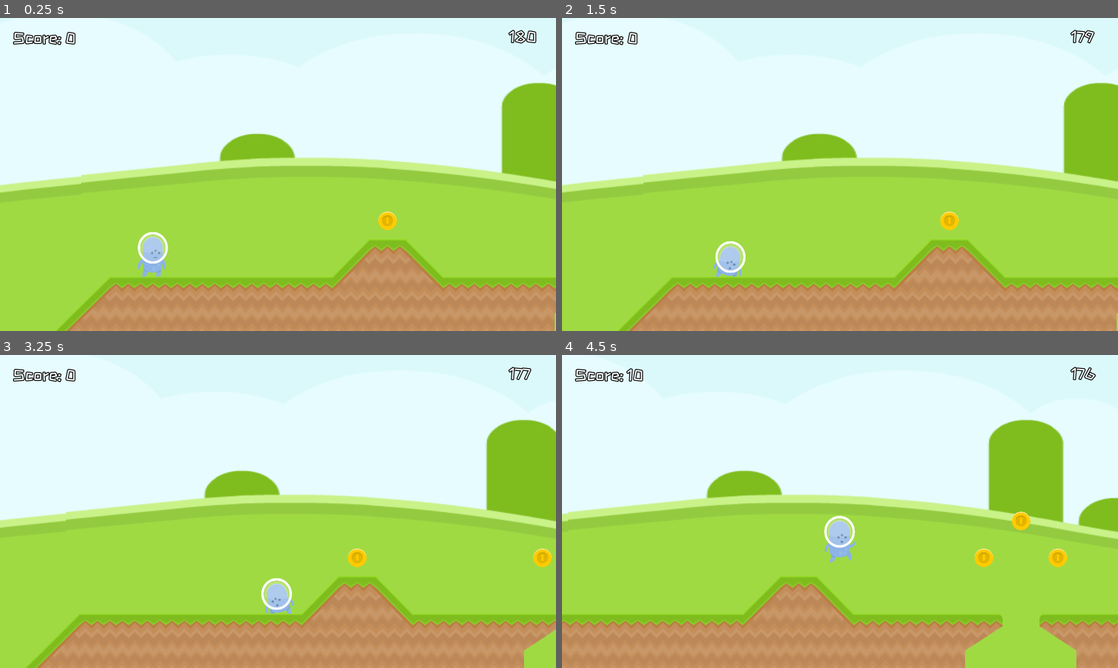
Above: before the commit, frames 1-4 (two rows, left to right).
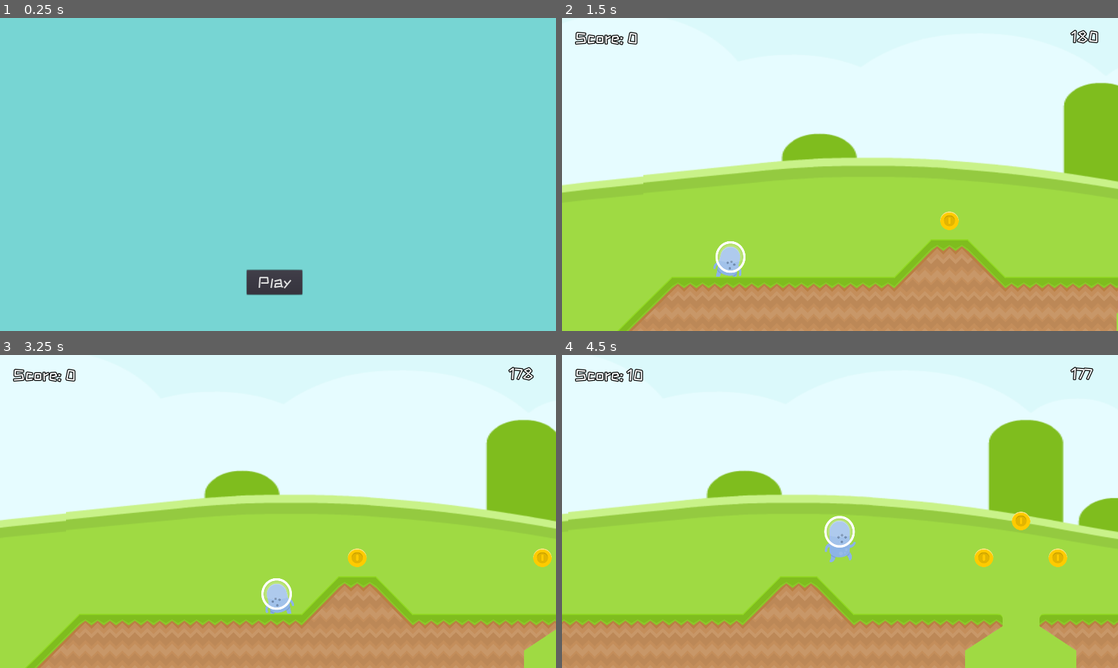
Above: after the commit, the same moments.

Repository: cpvanlue/midterm-cpvanlue
Game: Godot game, scene res://src/MainMenu.tscn
The game is run twice, just before and just after one commit, with the same random seed, the same clock (stepped at 60 frames per second) and the same inputs. Before the commit the project starts from res://src/Level.tscn.
Inputs (mouse positions are in pixels of both pictures, inside the frame that each line leads up to):
- Up to frame 1 (0.25 s): no input
- Up to frame 2 (1.5 s): click (840, 208) at 0.5 s, where only the run after the commit has a clickable "Play"; hold D (right) from 1.28 s (still down); hold S (crouch) from 1.28 s (still down)
- Up to frame 3 (3.25 s): tap Space (jump) at 1.52, 2.27 s; release S (crouch) at 2.03 s; tap Shift (sprint) at 2.1 s; release D (right) at 2.78 s; hold A (left) from 2.78 s (still down); hold S (crouch) from 2.78 s (still down)
- Up to frame 4 (4.5 s): release A (left) at 3.53 s; release S (crouch) at 3.53 s; hold D (right) from 3.53 s (still down); tap Shift (sprint) at 3.6 s; tap Space (jump) at 3.77 s; hold S (crouch) from 4.28 s (still down)

The runs differ from the first frame. In frame 1, 100% of the frame differs, in the area x 0-100%, y 0-100%; in frame 2, 0.1%; in frame 3, less than 0.1%; in frame 4, less than 0.1%.

Commit message:
Change main scene and polish main menu animation

Diff:
--- a/project.godot
+++ b/project.godot
@@ -11,7 +11,7 @@
 [application]
 
 config/name="CS315 Midsemester Jam"
-run/main_scene="res://src/Level.tscn"
+run/main_scene="res://src/MainMenu.tscn"
 config/icon="res://icon.png"
 
 [display]
--- a/src/MainMenu.tscn
+++ b/src/MainMenu.tscn
@@ -21,6 +21,7 @@
 
 [sub_resource type="Animation" id=4]
 resource_name = "Load"
+step = 0.05
 tracks/0/type = "bezier"
 tracks/0/path = NodePath("ColorRect/Button:rect_position:x")
 tracks/0/interp = 1
@@ -28,8 +29,8 @@
 tracks/0/imported = false
 tracks/0/enabled = true
 tracks/0/keys = {
-"points": PoolRealArray( 560, -0.25, 0, 0.25, 0, 576, -0.25, 0, 0.25, 0, 576, -0.25, 0, 0.25, 0 ),
-"times": PoolRealArray( 0, 0.6, 1 )
+"points": PoolRealArray( 560, -0.25, 0, 0.25, 0, 576, -0.25, 0, 0.25, 0 ),
+"times": PoolRealArray( 0, 0.5 )
 }
 tracks/1/type = "bezier"
 tracks/1/path = NodePath("ColorRect/Button:rect_position:y")
@@ -38,8 +39,8 @@
 tracks/1/imported = false
 tracks/1/enabled = true
 tracks/1/keys = {
-"points": PoolRealArray( 752, -0.25, 0, 0.25, 0, 416, -0.25, 0, 0.25, 0, 416, -0.25, 0, 0.25, 0 ),
-"times": PoolRealArray( 0, 0.6, 1 )
+"points": PoolRealArray( 752, -0.25, 0, 0.25, 0, 408, -0.25, 0, 0.25, 0 ),
+"times": PoolRealArray( 0, 0.5 )
 }
 tracks/2/type = "bezier"
 tracks/2/path = NodePath("ColorRect/Button:rect_rotation")
@@ -48,8 +49,8 @@
 tracks/2/imported = false
 tracks/2/enabled = true
 tracks/2/keys = {
-"points": PoolRealArray( 0, -0.25, 0, 0.25, 0, 0, -0.25, 0, 0.25, 0, 0, -0.25, 0, 0.25, 0 ),
-"times": PoolRealArray( 0, 0.6, 1 )
+"points": PoolRealArray( 0, -0.25, 0, 0.25, 0, 0, -0.25, 0, 0.25, 0 ),
+"times": PoolRealArray( 0, 0.5 )
 }
 tracks/3/type = "bezier"
 tracks/3/path = NodePath("ColorRect/Desc:rect_position:x")
@@ -58,8 +59,8 @@
 tracks/3/imported = false
 tracks/3/enabled = true
 tracks/3/keys = {
-"points": PoolRealArray( 352, -0.25, 0, 0.25, 0, 352, -0.25, 0, 0.25, 0, 352, -0.25, 0, 0.25, 0, 352, -0.25, 0, 0.25, 0, 352, -0.25, 0, 0.25, 0 ),
-"times": PoolRealArray( 0, 0.6, 0.7, 0.8, 1 )
+"points": PoolRealArray( 352, -0.25, 0, 0.25, 0, 352, -0.25, 0, 0.25, 0, 352, -0.25, 0, 0.25, 0, 352, -0.25, 0, 0.25, 0 ),
+"times": PoolRealArray( 0.2, 0.45, 0.75, 1 )
 }
 tracks/4/type = "bezier"
 tracks/4/path = NodePath("ColorRect/Desc:rect_position:y")
@@ -68,8 +69,8 @@
 tracks/4/imported = false
 tracks/4/enabled = true
 tracks/4/keys = {
-"points": PoolRealArray( -40, -0.25, 0, 0.25, 0, 360, -0.25, 0, 0.25, 0, 344, -0.25, 0, 0.25, 0, 320, -0.25, 0, 0.25, 0, 368, -0.25, 0, 0.25, 0 ),
-"times": PoolRealArray( 0, 0.6, 0.7, 0.8, 1 )
+"points": PoolRealArray( -40, -0.25, 0, 0.25, 0, 352, -0.25, 0, 0.25, 0, 216, -0.25, 0, 0.25, 0, 352, -0.25, 0, 0.25, 0 ),
+"times": PoolRealArray( 0.2, 0.45, 0.75, 1 )
 }
 tracks/5/type = "bezier"
 tracks/5/path = NodePath("ColorRect/Desc:rect_rotation")
@@ -78,8 +79,8 @@
 tracks/5/imported = false
 tracks/5/enabled = true
 tracks/5/keys = {
-"points": PoolRealArray( 0, -0.25, 0, 0.25, 0, 0, -0.25, 0, 0.25, 0, 0, -0.25, 0, 0.25, 0, 0, -0.25, 0, 0.25, 0, 0, -0.25, 0, 0.25, 0 ),
-"times": PoolRealArray( 0, 0.6, 0.7, 0.8, 1 )
+"points": PoolRealArray( 0, -0.25, 0, 0.25, 0, 0, -0.25, 0, 0.25, 0, 0, -0.25, 0, 0.25, 0, 0, -0.25, 0, 0.25, 0 ),
+"times": PoolRealArray( 0.2, 0.45, 0.75, 1 )
 }
 tracks/6/type = "bezier"
 tracks/6/path = NodePath("ColorRect/Title:rect_position:x")
@@ -88,8 +89,8 @@
 tracks/6/imported = false
 tracks/6/enabled = true
 tracks/6/keys = {
-"points": PoolRealArray( 192, -0.25, 0, 0.25, 0, 192, -0.25, 0, 0.25, 0, 192, -0.25, 0, 0.25, 0, 192, -0.25, 0, 0.25, 0, 192, -0.25, 0, 0.25, 0 ),
-"times": PoolRealArray( 0, 0.6, 0.7, 0.8, 1 )
+"points": PoolRealArray( 192, -0.25, 0, 0.25, 0, 192, -0.25, 0, 0.25, 0, 192, -0.25, 0, 0.25, 0, 192, -0.25, 0, 0.25, 0 ),
+"times": PoolRealArray( 0.2, 0.45, 0.75, 1 )
 }
 tracks/7/type = "bezier"
 tracks/7/path = NodePath("ColorRect/Title:rect_position:y")
@@ -98,8 +99,8 @@
 tracks/7/imported = false
 tracks/7/enabled = true
 tracks/7/keys = {
-"points": PoolRealArray( -128, -0.25, 0, 0.25, 0, 272, -0.25, 0, 0.25, 0, 256, -0.25, 0, 0.25, 0, 232, -0.25, 0, 0.25, 0, 280, -0.25, 0, 0.25, 0 ),
-"times": PoolRealArray( 0, 0.6, 0.7, 0.8, 1 )
+"points": PoolRealArray( -128, -0.25, 0, 0.25, 0, 264, -0.25, 0, 0.25, 0, 128, -0.25, 0, 0.25, 0, 264, -0.25, 0, 0.25, 0 ),
+"times": PoolRealArray( 0.2, 0.45, 0.75, 1 )
 }
 tracks/8/type = "bezier"
 tracks/8/path = NodePath("ColorRect/Title:rect_rotation")
@@ -108,8 +109,8 @@
 tracks/8/imported = false
 tracks/8/enabled = true
 tracks/8/keys = {
-"points": PoolRealArray( 0, -0.25, 0, 0.25, 0, 0, -0.25, 0, 0.25, 0, 0, -0.25, 0, 0.25, 0, 0, -0.25, 0, 0.25, 0, 0, -0.25, 0, 0.25, 0 ),
-"times": PoolRealArray( 0, 0.6, 0.7, 0.8, 1 )
+"points": PoolRealArray( 0, -0.25, 0, 0.25, 0, 0, -0.25, 0, 0.25, 0, 0, -0.25, 0, 0.25, 0, 0, -0.25, 0, 0.25, 0 ),
+"times": PoolRealArray( 0.2, 0.45, 0.75, 1 )
 }
 
 [node name="MainMenu" type="CanvasLayer"]
@@ -125,9 +126,9 @@
 
 [node name="Title" type="Label" parent="ColorRect"]
 margin_left = 192.0
-margin_top = -128.0
+margin_top = 264.0
 margin_right = 1151.0
-margin_bottom = -62.9999
+margin_bottom = 329.0
 custom_fonts/font = SubResource( 1 )
 text = "The Public Domain Platformer"
 align = 1
@@ -137,9 +138,9 @@
 
 [node name="Desc" type="Label" parent="ColorRect"]
 margin_left = 352.0
-margin_top = -40.0
+margin_top = 352.0
 margin_right = 924.0
-margin_bottom = -6.99994
+margin_bottom = 385.0
 custom_fonts/font = SubResource( 2 )
 text = "Press Play button or 'Enter' to begin!"
 __meta__ = {
@@ -147,10 +148,10 @@
 }
 
 [node name="Button" type="Button" parent="ColorRect"]
-margin_left = 560.0
-margin_top = 752.0
-margin_right = 688.0
-margin_bottom = 808.0
+margin_left = 576.0
+margin_top = 408.0
+margin_right = 704.0
+margin_bottom = 464.0
 custom_fonts/font = SubResource( 3 )
 text = "Play"
 __meta__ = {
